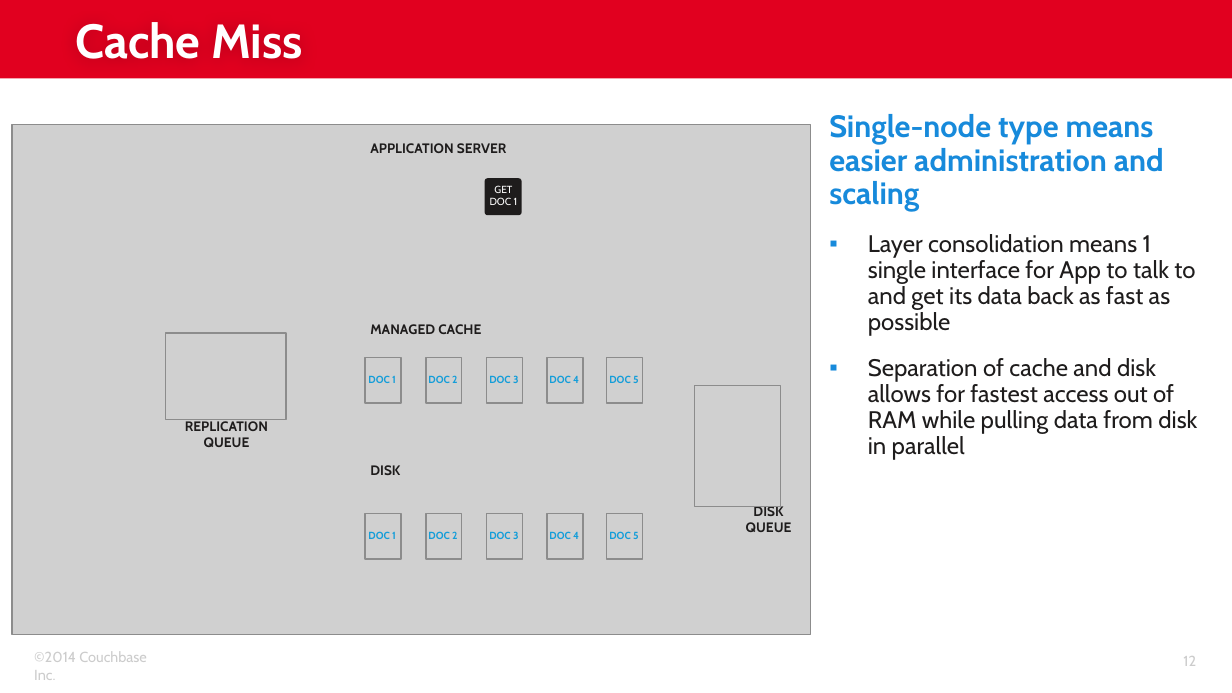
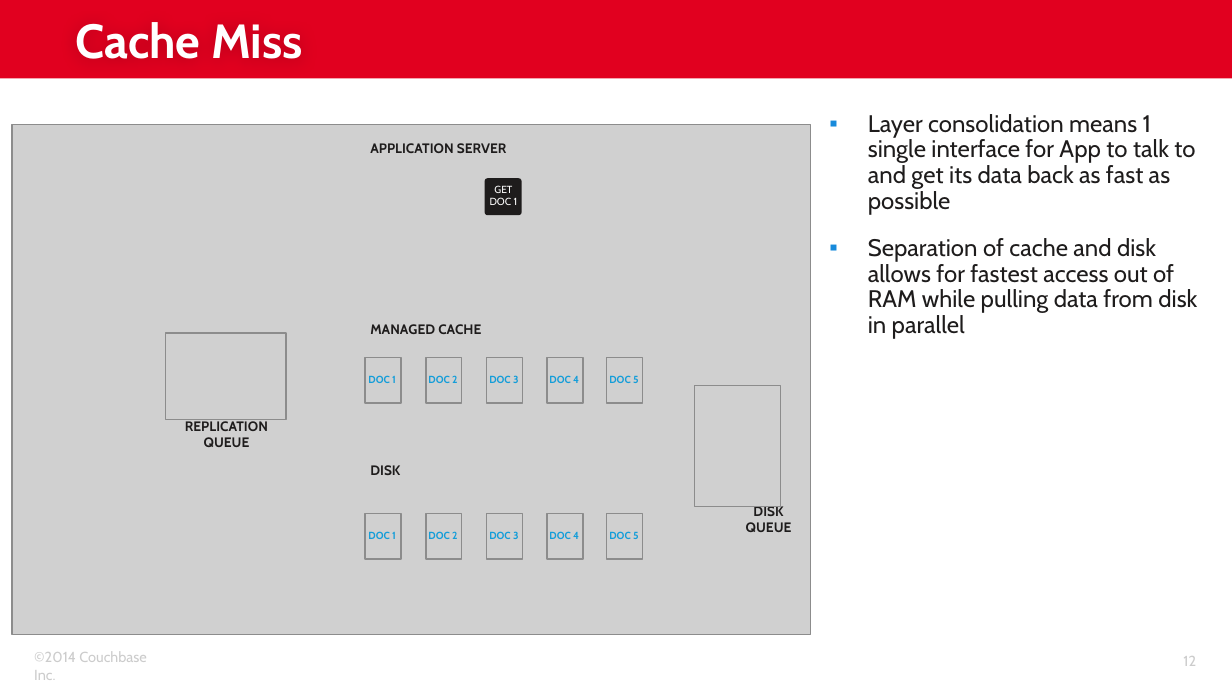
Before and after one commit to subalakr/workshop, a slide deck: slide 12 of server/presentations/Lec-01_Architectural_Overview.pptx. Drawn at 1232x693 pixels with LibreOffice and Linux fonts; fonts in the diff are those of the drawing; grey boxes stand for pictures; background and template pictures are left out. Boxes give left, top, right and bottom in pixels: in the first picture for what was removed or moved away, otherwise in the second. Text is boxed around its words. In the diff, an @@ line names an element or a change of style, - is before the commit and + after.

```diff
--- a/server/presentations/Lec-01_Architectural_Overview.pptx
+++ b/server/presentations/Lec-01_Architectural_Overview.pptx
@@ text at (829, 114, 1164, 211): paragraph removed @@
-Single-node type means easier administration and scaling
```
Also in this commit, not shown: 7 other slides changed, 5 slides added, 1 other file.
